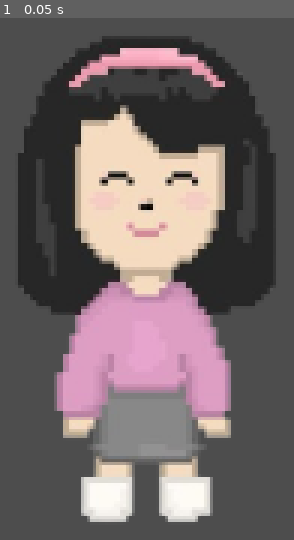
Above: before the commit, frame 1.
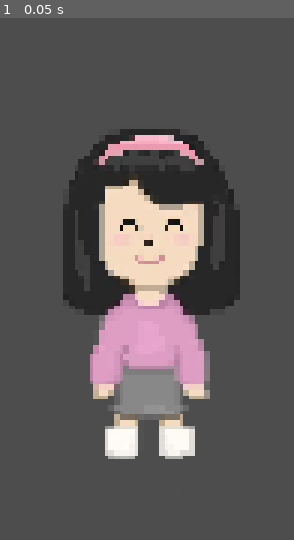
Above: after the commit, the same moment.

Repository: barssbekk/motherBaby
Game: Godot game, scene res://game.tscn
The game is run twice, just before and just after one commit, with the same random seed, the same clock (stepped at 60 frames per second) and the same inputs.
Inputs:
- Up to frame 1 (0.05 s): no input

The runs differ from the first frame. In frame 1, 44% of the frame differs, in the area x 6-94%, y 3-97%.

Commit message:
resFixed_0.2

Diff:
--- a/project.godot
+++ b/project.godot
@@ -17,8 +17,11 @@
 
 [display]
 
-window/size/viewport_width=1600
-window/size/viewport_height=900
+window/size/viewport_width=480
+window/size/viewport_height=270
+window/size/window_width_override=1920
+window/size/window_height_override=1080
+window/stretch/mode="viewport"
 
 [input]
 
--- a/scenes/player.tscn
+++ b/scenes/player.tscn
@@ -6,11 +6,10 @@
 [sub_resource type="SpriteFrames" id="SpriteFrames_gklh0"]
 
 [sub_resource type="CapsuleShape2D" id="CapsuleShape2D_8br6c"]
-radius = 9.0
-height = 38.0
+radius = 2.0
+height = 9.0
 
 [node name="Player" type="CharacterBody2D"]
-position = Vector2(3, 0)
 motion_mode = 1
 script = ExtResource("1_oy3nk")
 
@@ -20,10 +19,9 @@
 
 [node name="mamaSprite" type="Sprite2D" parent="."]
 unique_name_in_owner = true
-position = Vector2(7.62939e-06, -0.999992)
-scale = Vector2(0.108, 0.108)
+position = Vector2(-2.38419e-07, 0)
+scale = Vector2(0.022, 0.022)
 texture = ExtResource("1_cqi0y")
 
 [node name="CollisionShape2D" type="CollisionShape2D" parent="."]
-position = Vector2(-1, 1)
 shape = SubResource("CapsuleShape2D_8br6c")
